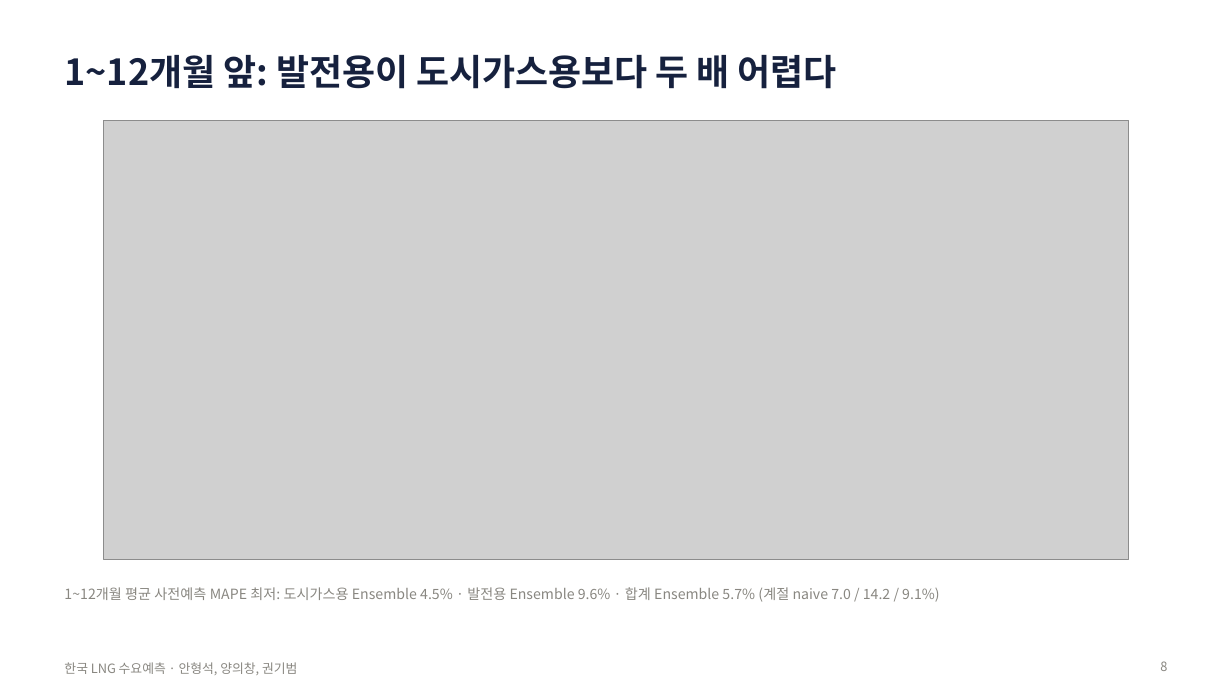
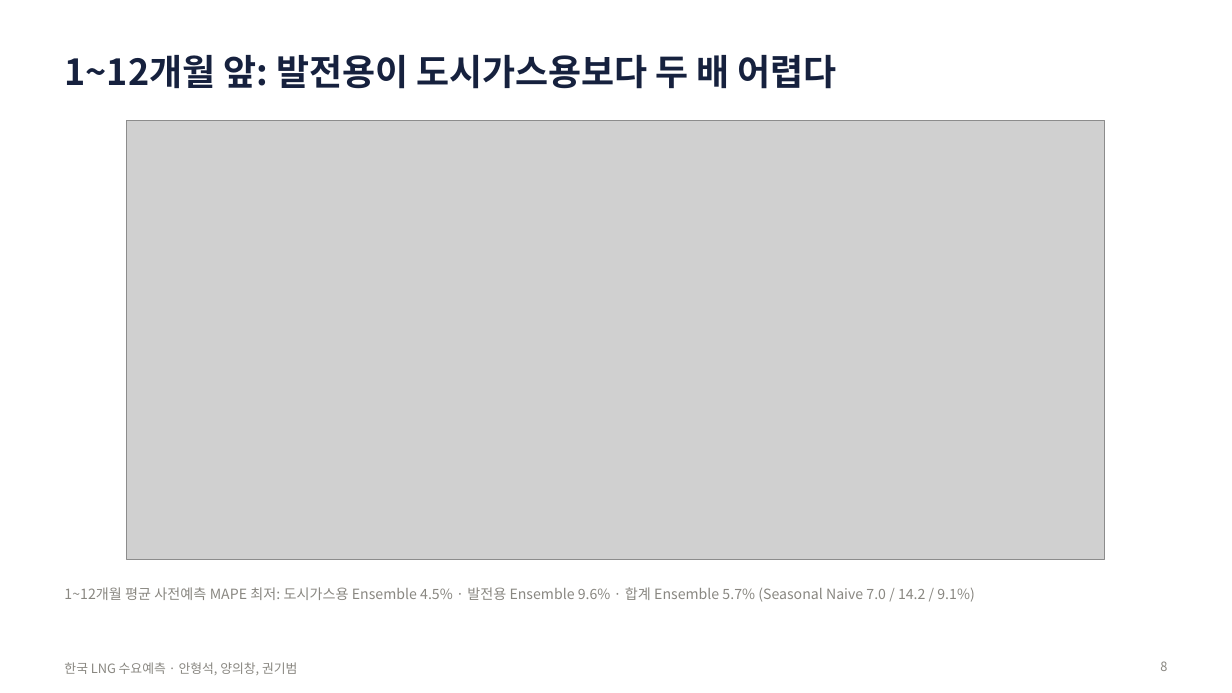
Before and after one commit to seoki0804/LNG_D_F, a slide deck: slide 8 of korea/report/한국_LNG_수요예측_발표.pptx. Drawn at 1232x693 pixels with LibreOffice and Linux fonts; fonts in the diff are those of the drawing; grey boxes stand for pictures. Boxes give left, top, right and bottom in pixels: in the first picture for what was removed or moved away, otherwise in the second. Text is boxed around its words. In the diff, an @@ line names an element or a change of style, - is before the commit and + after.

```diff
--- a/korea/report/한국_LNG_수요예측_발표.pptx
+++ b/korea/report/한국_LNG_수요예측_발표.pptx
@@ picture: place and size @@
-picture at (104,120,1129,559)
+picture at (127,120,1104,559)
@@ text at (64,587,974,602): text changed @@
-1~12개월 평균 사전예측 MAPE 최저: 도시가스용 Ensemble 4.5% · 발전용 Ensemble 9.6% · 합계 Ensemble 5.7% (계절 naive 7.0 / 14.2 / 9.1%)
+1~12개월 평균 사전예측 MAPE 최저: 도시가스용 Ensemble 4.5% · 발전용 Ensemble 9.6% · 합계 Ensemble 5.7% (Seasonal Naive 7.0 / 14.2 / 9.1%)
```
Also in this commit, not shown: 4 other slides changed, 23 other files.
